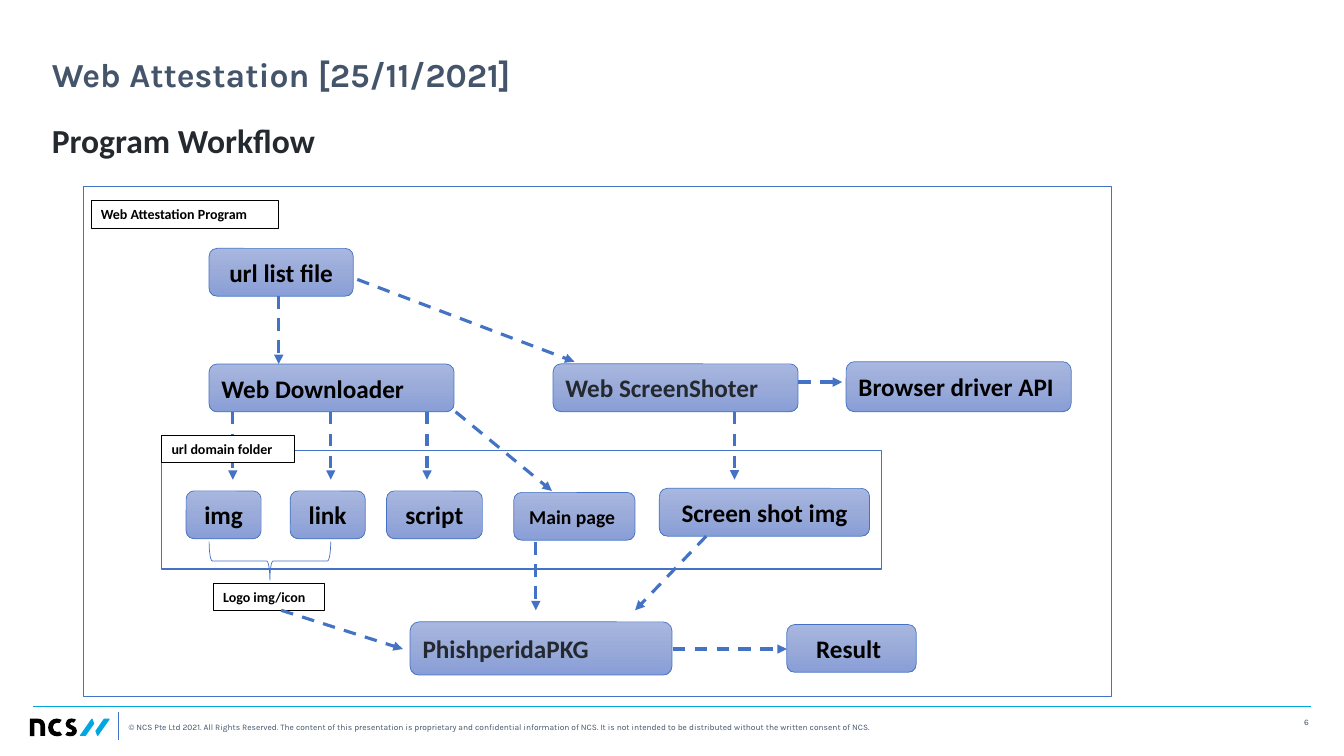
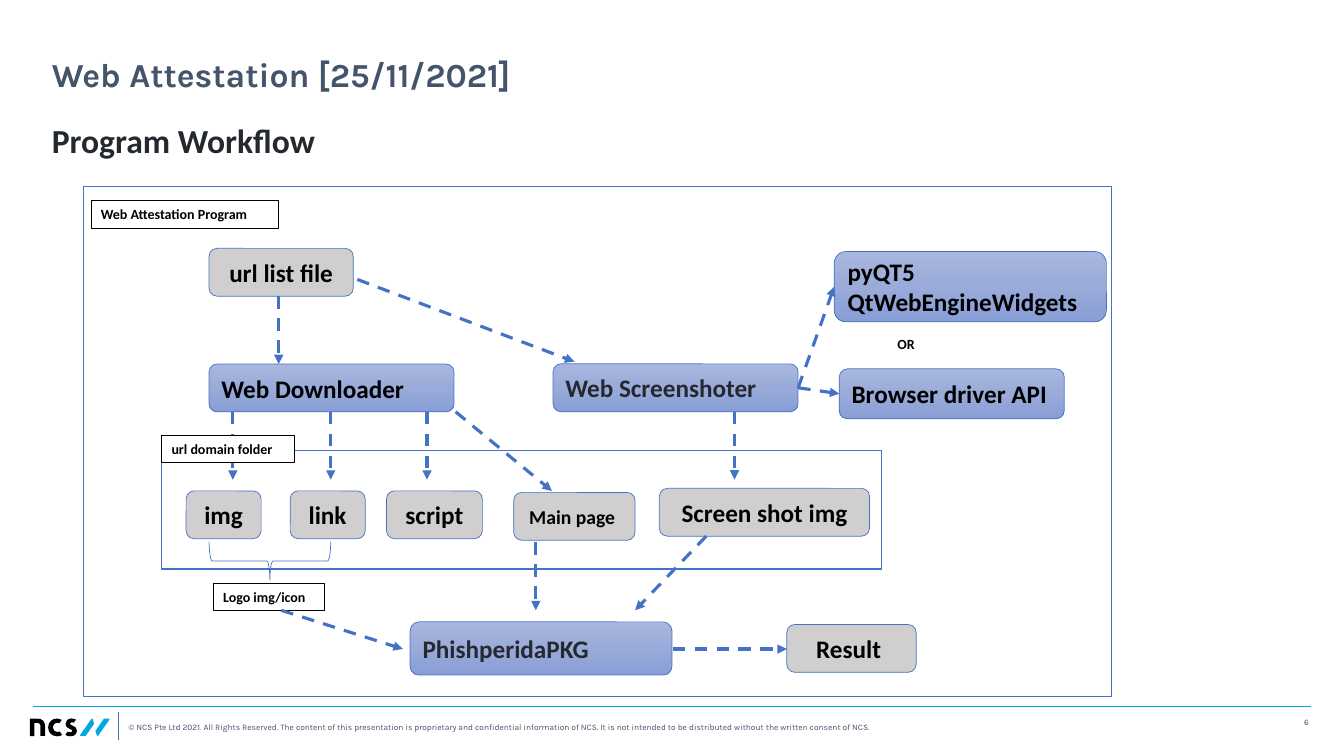
Before and after one commit to LiuYuancheng/Python_Web_Attestation_Tool, a slide deck: slide 6 of doc/progress.pptx. Drawn at 1344x756 pixels with LibreOffice and Linux fonts; fonts in the diff are those of the drawing. Boxes give left, top, right and bottom in pixels: in the first picture for what was removed or moved away, otherwise in the second. Text is boxed around its words. In the diff, an @@ line names an element or a change of style, - is before the commit and + after.

```diff
--- a/doc/progress.pptx
+++ b/doc/progress.pptx
@@ rounded rectangle added at <box>835,252,1107,323</box>, fill gradient #A8B7DF to #9AABD9 to #889ED7, outline #4472C4 0.5 pt, 18 pt, text #000000, bold @@
+pyQT5 QtWebEngineWidgets
@@ arrow added from (799, 388) to (835, 286), #4472C4 2.25 pt dashed @@
@@ text added at <box>897,340,914,349</box>, 10 pt, text #000000, bold @@
+OR
@@ text in rounded rectangle at <box>565,379,756,397</box>: text changed @@
-Web ScreenShoter
+Web Screenshoter
@@ arrow moved from (799, 382) - (842, 382) to (799, 388) - (840, 394) @@
@@ rounded rectangle "Browser driver API": place and size @@
-rounded rectangle "Browser driver API" at <box>846,362,1071,412</box>
+rounded rectangle "Browser driver API" at <box>840,369,1065,419</box>
@@ fill gradient #A8B7DF to #9AABD9 to #889ED7 to #D0CECE in 7 elements at <box>209,248,353,295</box>, <box>187,491,261,538</box>, <box>290,491,365,538</box>, <box>386,491,482,538</box>, <box>514,493,635,540</box>, <box>659,489,870,536</box>, <box>787,625,917,673</box> @@
```
Also in this commit, not shown: 2 other slides changed, 4 other files.
